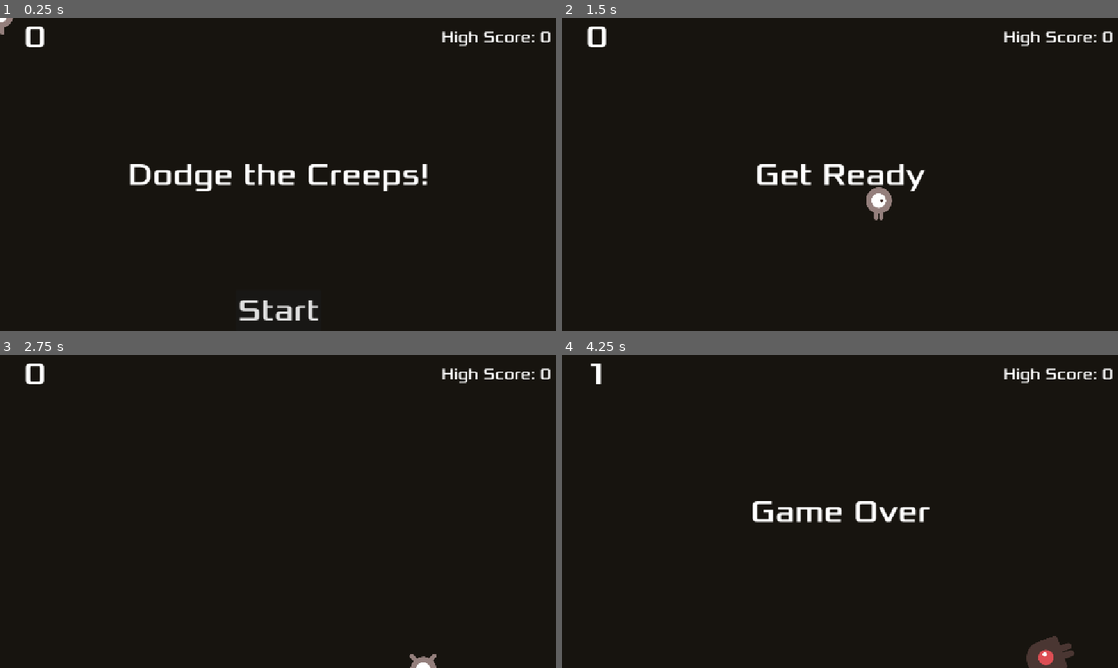
Above: before the commit, frames 1-4 (two rows, left to right).
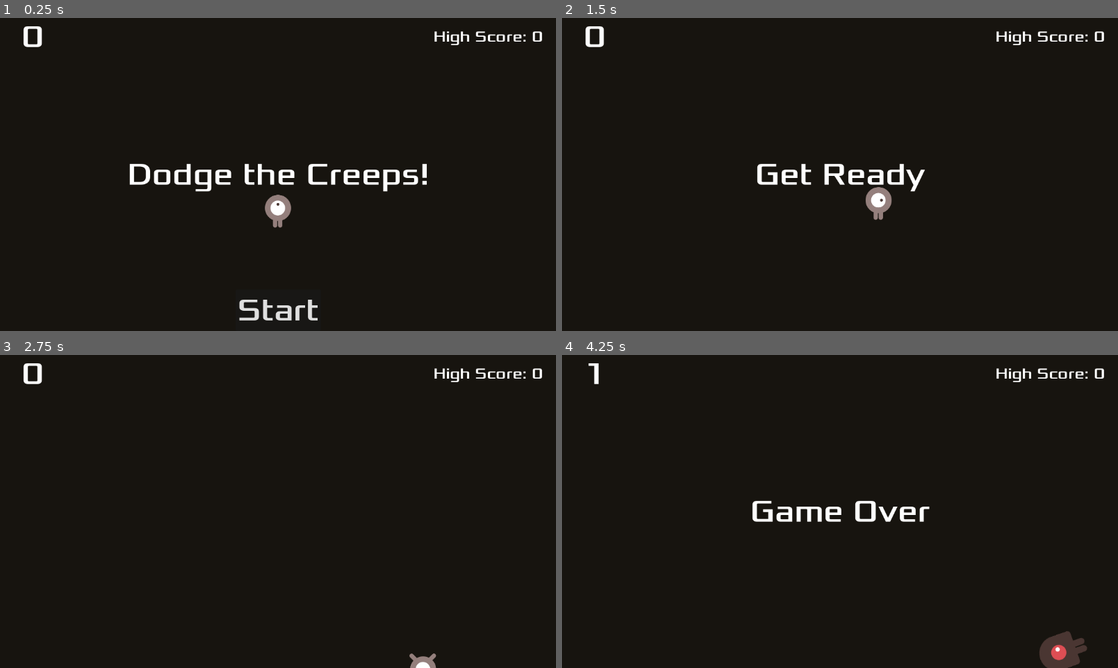
Above: after the commit, the same moments.

Repository: ZerfyT/dodge-the-creeps
Game: Godot game, scene res://main.tscn
Two runs of this game, one before a commit and one after it. Both use one fixed random seed, a clock stepped at 60 frames per second and the inputs below.
Inputs:
- Up to frame 1 (0.25 s): no input
- Up to frame 2 (1.5 s): click "Start" at 0.5 s; tap Enter at 1.25 s; hold Right (move_right) from 1.28 s (still down)
- Up to frame 3 (2.75 s): release Right (move_right) at 2.03 s; hold Down (move_down) from 2.03 s (still down)
- Up to frame 4 (4.25 s): release Down (move_down) at 2.78 s; hold Right (move_right) 2.78-3.53 s; hold Up (move_up) from 3.53 s (still down)

The runs differ from the first frame. In frame 1, 2.1% of the frame differs, in the area x 0-99%, y 0-97%; in frame 2, 1.1%; in frame 3, 0.6%; in frame 4, 1.7%.

Commit message:
Fix mob physics and hud layout positions

Diff:
--- a/hud.tscn
+++ b/hud.tscn
@@ -10,10 +10,11 @@
 events = [SubResource("InputEventAction_64ctp")]
 
 [node name="HUD" type="CanvasLayer"]
+follow_viewport_enabled = true
 script = ExtResource("1_r5bq7")
 
 [node name="ScoreLabel" type="Label" parent="."]
-offset_right = 144.0
+offset_right = 136.0
 offset_bottom = 78.0
 size_flags_horizontal = 4
 theme_override_fonts/font = ExtResource("1_kk5b2")
@@ -23,7 +24,7 @@
 vertical_alignment = 1
 
 [node name="HighScoreLabel" type="Label" parent="."]
-offset_left = 904.0
+offset_left = 872.0
 offset_right = 1152.0
 offset_bottom = 78.0
 size_flags_horizontal = 4
--- a/main.gd
+++ b/main.gd
@@ -36,7 +36,7 @@
 	mob.rotation = direction
 
 	# Choose the velocity for the mob
-	var velocity = Vector2(randf_range(150.0, 250.0), 0.0)
+	var velocity = Vector2(randf_range(150.0, 200.0), 0.0)
 	mob.linear_velocity = velocity.rotated(direction)
 
 	add_child(mob)
--- a/main.tscn
+++ b/main.tscn
@@ -26,6 +26,7 @@
 color = Color(0.0908947, 0.0794014, 0.0590756, 1)
 
 [node name="Player" parent="." instance=ExtResource("1_xkhy7")]
+position = Vector2(576, 400)
 
 [node name="MobTimer" type="Timer" parent="."]
 wait_time = 0.5
--- a/mob.tscn
+++ b/mob.tscn
@@ -7,6 +7,10 @@
 [ext_resource type="Texture2D" uid="uid://daxsx22ajit5c" path="res://art/enemySwimming_2.png" id="4_2si12"]
 [ext_resource type="Texture2D" uid="uid://2oiy3o5or4sp" path="res://art/enemyWalking_1.png" id="5_ba7f3"]
 [ext_resource type="Texture2D" uid="uid://bqvofqpyxsogx" path="res://art/enemyWalking_2.png" id="6_is4ad"]
+
+[sub_resource type="PhysicsMaterial" id="PhysicsMaterial_1qmh0"]
+friction = 0.0
+bounce = 1.1
 
 [sub_resource type="SpriteFrames" id="SpriteFrames_htkg2"]
 animations = [{
@@ -49,6 +53,7 @@
 height = 102.0
 
 [node name="Mob" type="RigidBody2D" groups=["mobs"]]
+physics_material_override = SubResource("PhysicsMaterial_1qmh0")
 gravity_scale = 0.0
 script = ExtResource("1_ikkh5")
 
--- a/project.godot
+++ b/project.godot
@@ -18,7 +18,9 @@
 
 [display]
 
-window/stretch/mode="canvas_items"
+window/size/borderless=true
+window/stretch/mode="viewport"
+window/stretch/scale_mode="integer"
 
 [dotnet]
 
Not shown: 1 places in mob.tscn that only renumber resources
